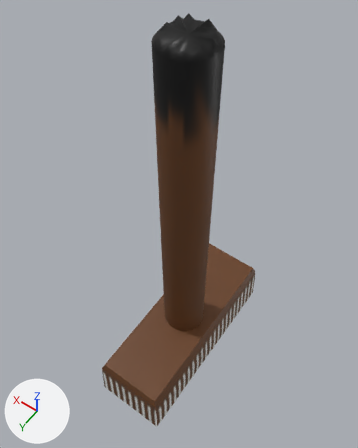
The Blender file blender/broom.blend as it was, and as the next commit left it.
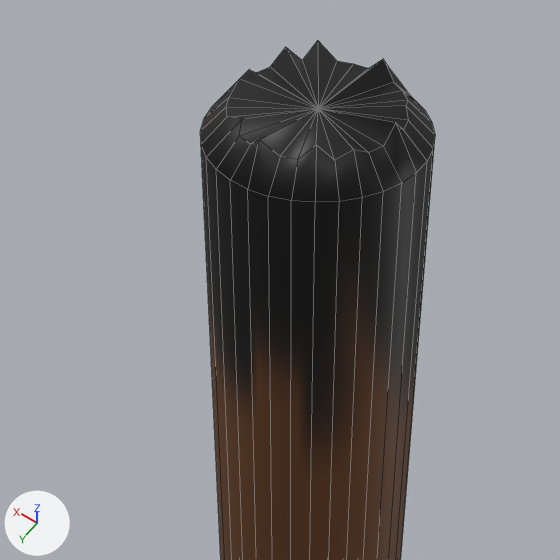
Old and new are each drawn whole from a 50 mm lens placed at (-1.421, 2.079, 5.35), pointed at (0.097, -0.047, 2.009) and again close up on the part from 25% to 74% of the width and 0% to 39% of the height. Every picture has the same lights, and +X, +Y and +Z are marked at lower left. The close-ups show mesh edges as thin lines.
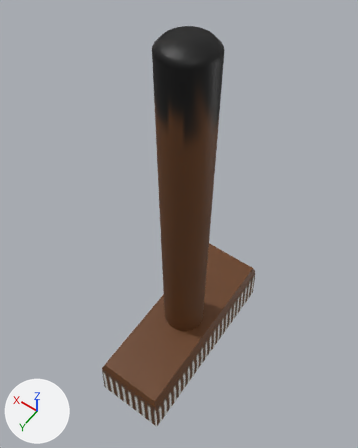
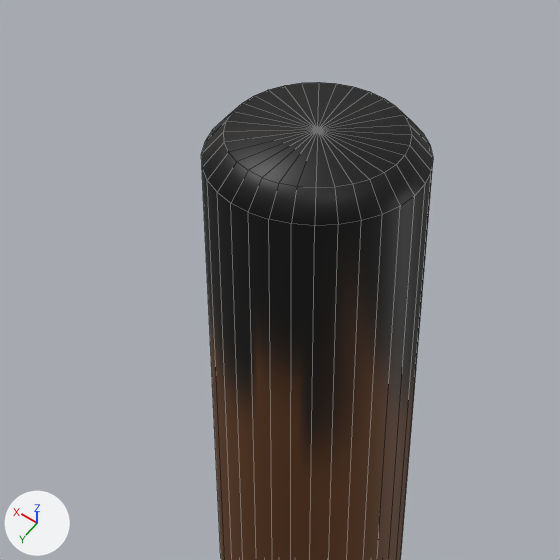
What changed in the scene script:
```text
Change me_cylinder:
    used by ob_cylinder; location = (0.0, 0.0, 0.0); scale = (0.275, 0.275, 3.39)
    remove me_cylinder.from_pydata(...)  # 113 vertices, 111 faces; spans x -1.29..1.29, y -3.56..3.56, z 0.0..1.14
    add me_cylinder.from_pydata(...)  # 113 vertices, 111 faces; spans x -1.29..1.29, y -3.56..3.56, z 0.0..1.12
    me_cylinder part 1: 65 of 113 vertices moved; they spanned x -0.75..0.75, y -0.75..0.75, z 1.12..1.14 and now span x -0.75..0.75, y -0.75..0.75, z 1.1..1.12; mean shift (0.0, 0.0, -0.01); largest move (0.28, 0.42, 1.13) -> (0.33, 0.5, 1.12)
    me_cylinder part 2: 32 kept faces spanning x -0.6..0.6, y -0.6..0.6, z 1.12 get new texture (UV) coordinates
```

Where the change shows, as pixel boxes (x1, y1, x2, y2) in the close-ups (560 x 560 px; the box of a moved part takes in the faces that stretch with it):
'Cylinder', reshaped: before (200, 40, 435, 560); after (201, 82, 433, 560)
part 1 of me_cylinder, moved or reshaped: before (200, 60, 435, 560); after (201, 105, 433, 560)
part 2 of me_cylinder, surface changed: before (227, 40, 408, 160); after (224, 82, 411, 188)
